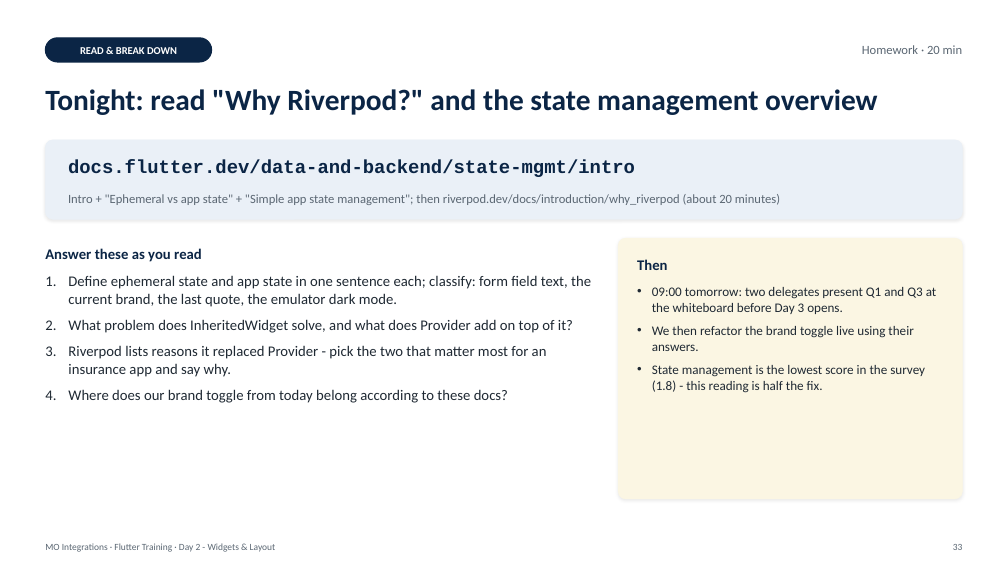
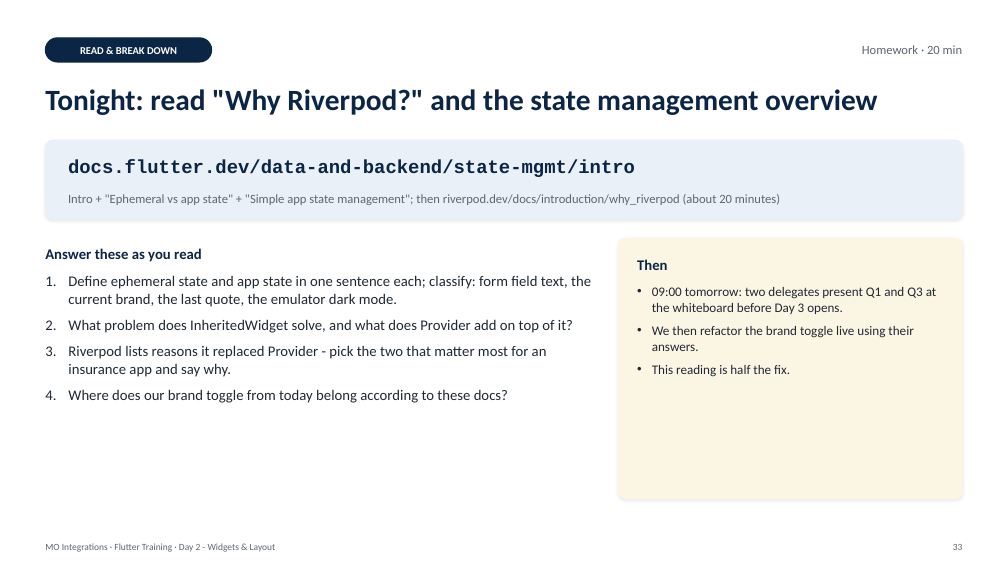
Before and after one commit to Clynton19860/flutter, a slide deck: slide 34 of slides/Day2_Widgets_and_Layout.pptx. Drawn at 1008x567 pixels with LibreOffice and Linux fonts; fonts in the diff are those of the drawing. Boxes give left, top, right and bottom in pixels: in the first picture for what was removed or moved away, otherwise in the second. Text is boxed around its words. In the diff, an @@ line names an element or a change of style, - is before the commit and + after.

```diff
--- a/slides/Day2_Widgets_and_Layout.pptx
+++ b/slides/Day2_Widgets_and_Layout.pptx
@@ text at <box>652,365,790,377</box>: text changed @@
-• State management is the lowest score in the survey (1.8) - this reading is half the fix.
+• This reading is half the fix.
```
Also in this commit, not shown: 1 other slide changed, 1 slide removed, 4 other files.
